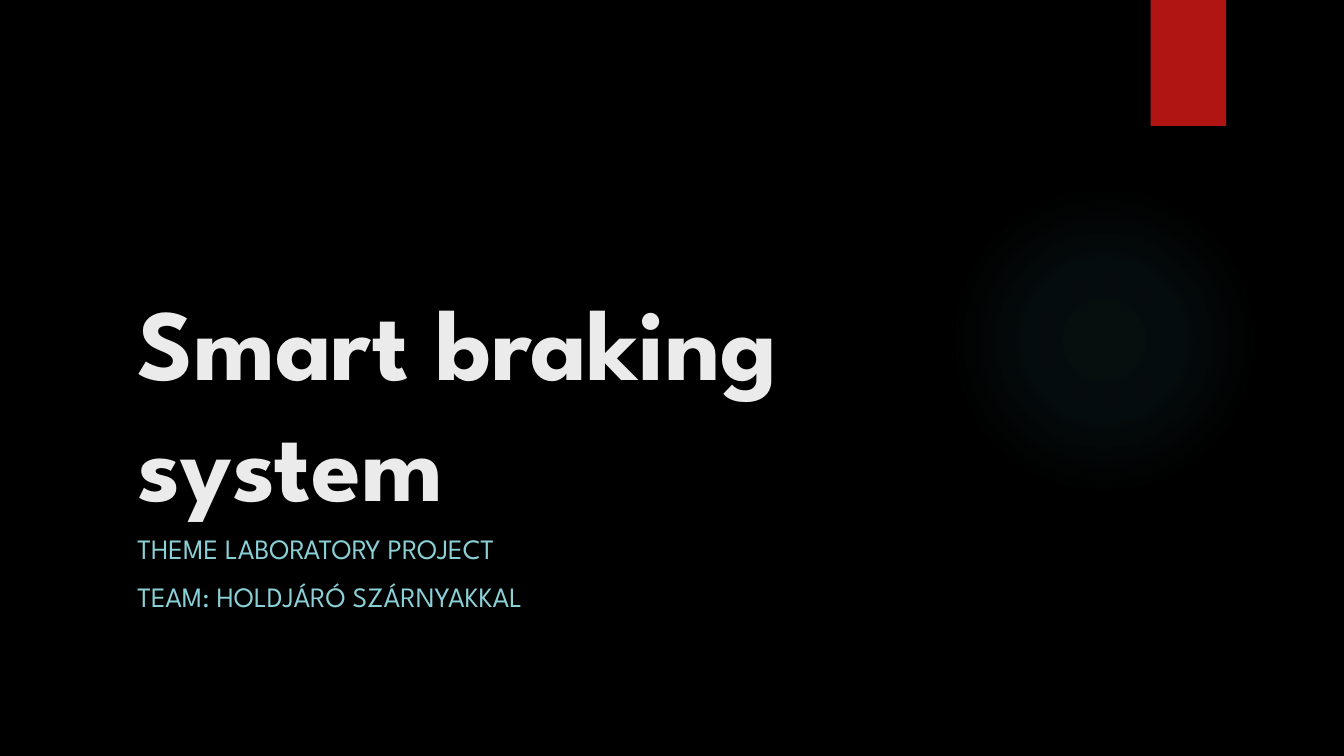
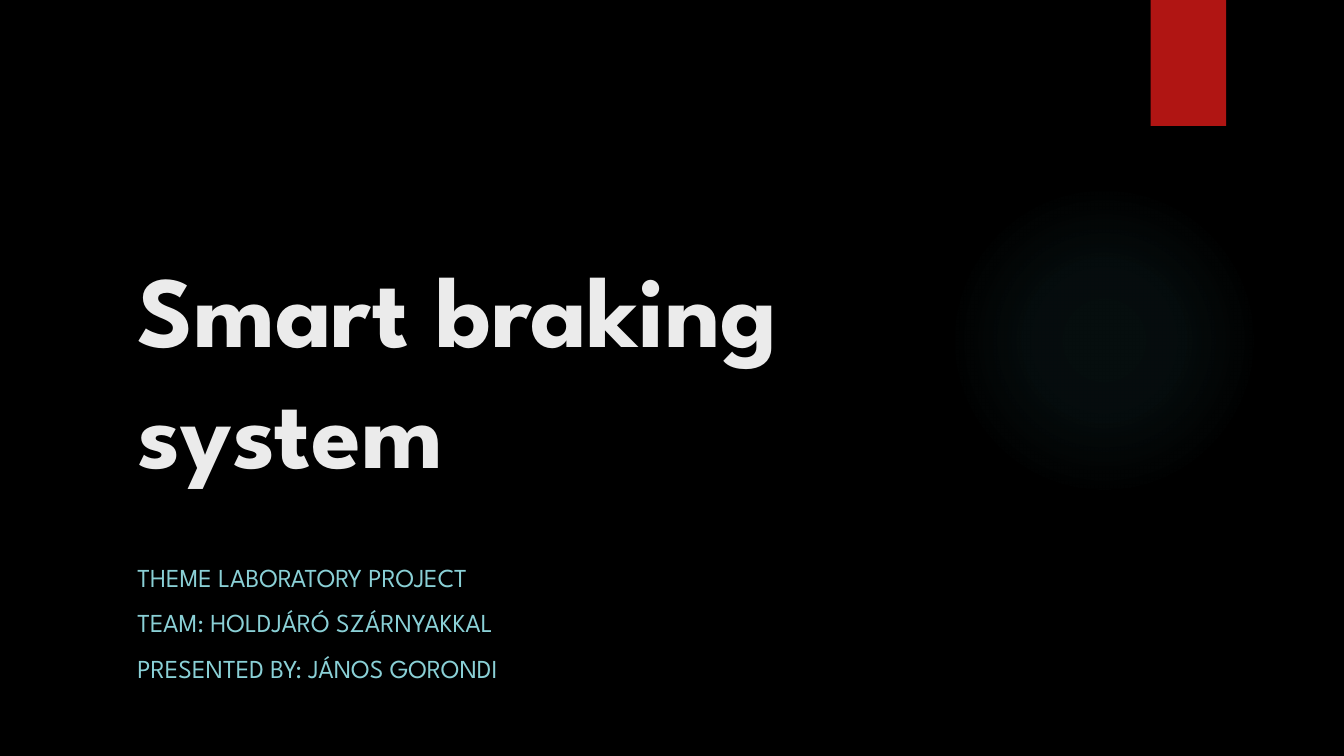
Before and after one commit to GJanos/DDS-RasPi4-ESP32-Communication, a slide deck: slide 1 of Documentation/Smart braking system.pptx. Drawn at 1344x756 pixels with LibreOffice and Linux fonts; fonts in the diff are those of the drawing; background and template pictures are left out. Boxes give left, top, right and bottom in pixels: in the first picture for what was removed or moved away, otherwise in the second. Text is boxed around its words. In the diff, an @@ line names an element or a change of style, - is before the commit and + after.

```diff
--- a/Documentation/Smart braking system.pptx
+++ b/Documentation/Smart braking system.pptx
@@ title "Smart braking system": place and size @@
-title "Smart braking system" at (137,310,777,522)
+title "Smart braking system" at (137,277,777,489)
@@ subtitle "THEME LABORATORY PROJECT": place and size @@
-subtitle "THEME LABORATORY PROJECT" at (137,540,522,608)
+subtitle "THEME LABORATORY PROJECT" at (137,569,498,679)
@@ subtitle at (137,569,492,633): size 20 to 18.5 pt in "THEME LABORATORY PROJECT", "TEAM: HOLDJÁRÓ SZÁRNYAKKAL" @@
@@ subtitle at (137,656,498,679): paragraph added @@
+PRESENTED BY: JÁNOS GORONDI
```
Also in this commit, not shown: 7 other slides changed, 4 other files.
